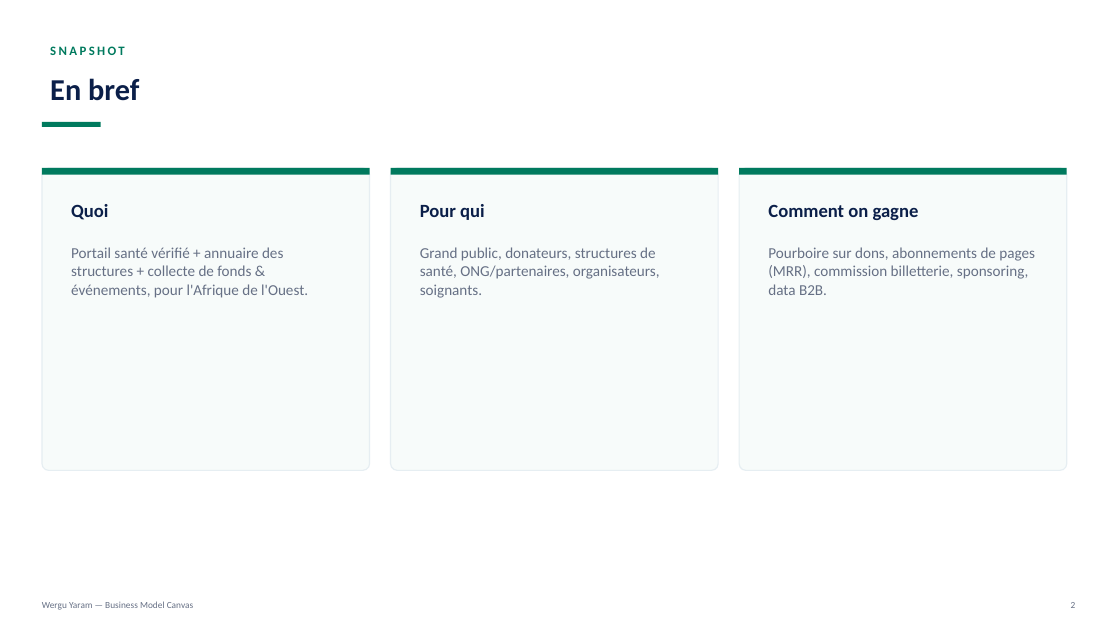
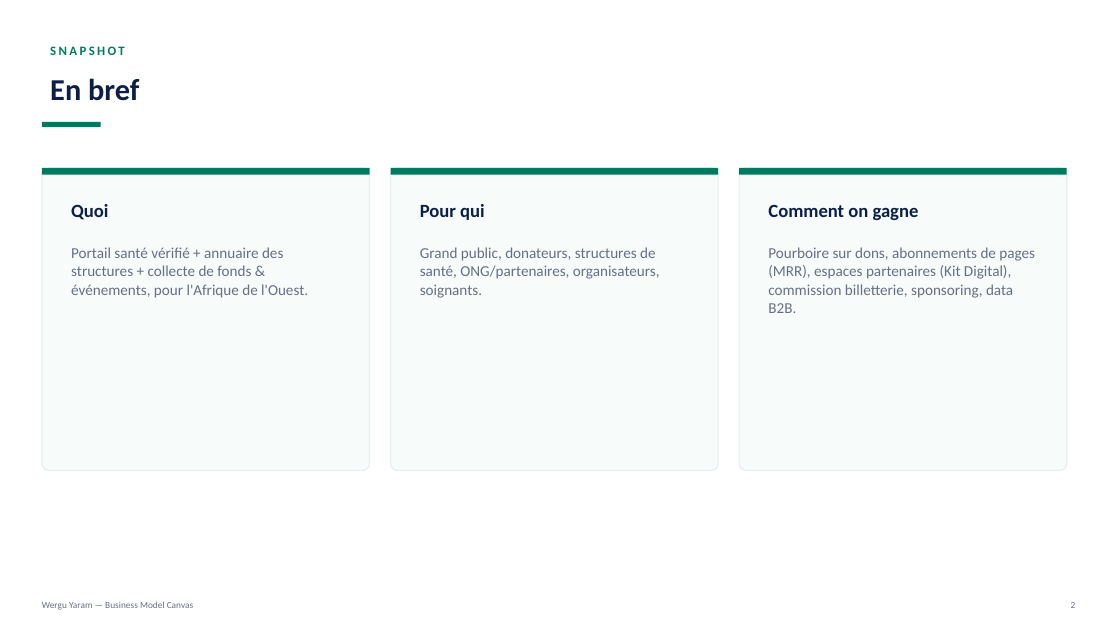
Before and after one commit to Mm-eyoum/wergu-yaram, a slide deck: slide 2 of docs/business-model-canvas.pptx. Drawn at 1120x630 pixels with LibreOffice and Linux fonts; fonts in the diff are those of the drawing. Boxes give left, top, right and bottom in pixels: in the first picture for what was removed or moved away, otherwise in the second. Text is boxed around its words. In the diff, an @@ line names an element or a change of style, - is before the commit and + after.

```diff
--- a/docs/business-model-canvas.pptx
+++ b/docs/business-model-canvas.pptx
@@ text at bbox=[768, 247, 1035, 313]: text changed @@
-Pourboire sur dons, abonnements de pages (MRR), commission billetterie, sponsoring, data B2B.
+Pourboire sur dons, abonnements de pages (MRR), espaces partenaires (Kit Digital), commission billetterie, sponsoring, data B2B.
```
Also in this commit, not shown: 12 other slides changed, 4 other files.
